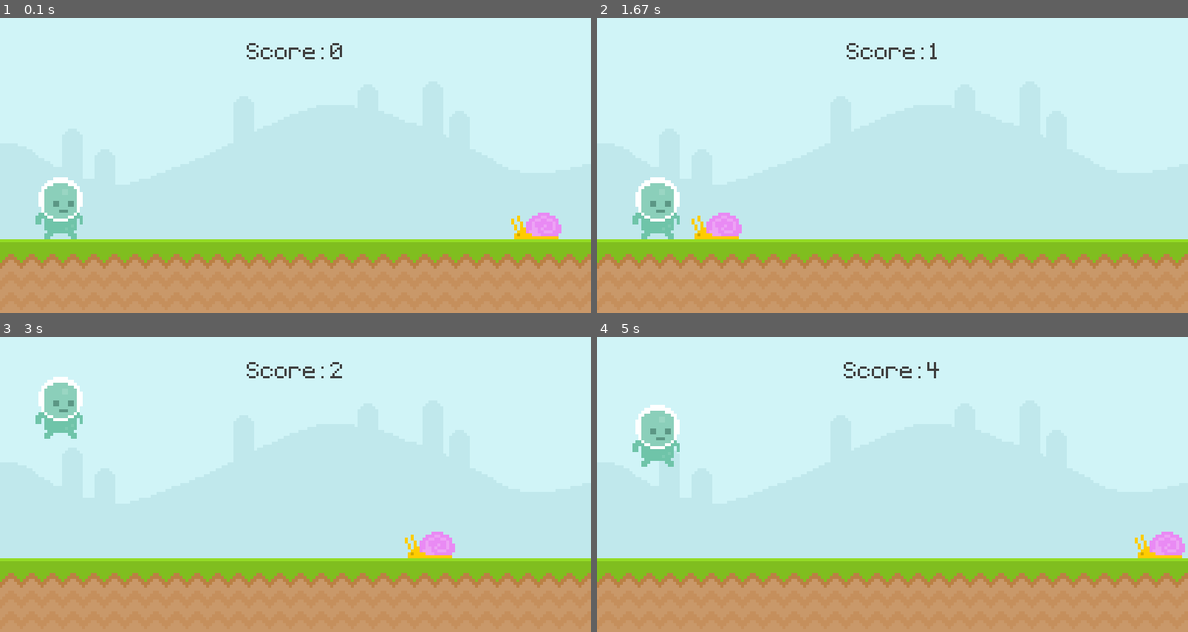
Above: before the commit, frames 1-4 (two rows, left to right).
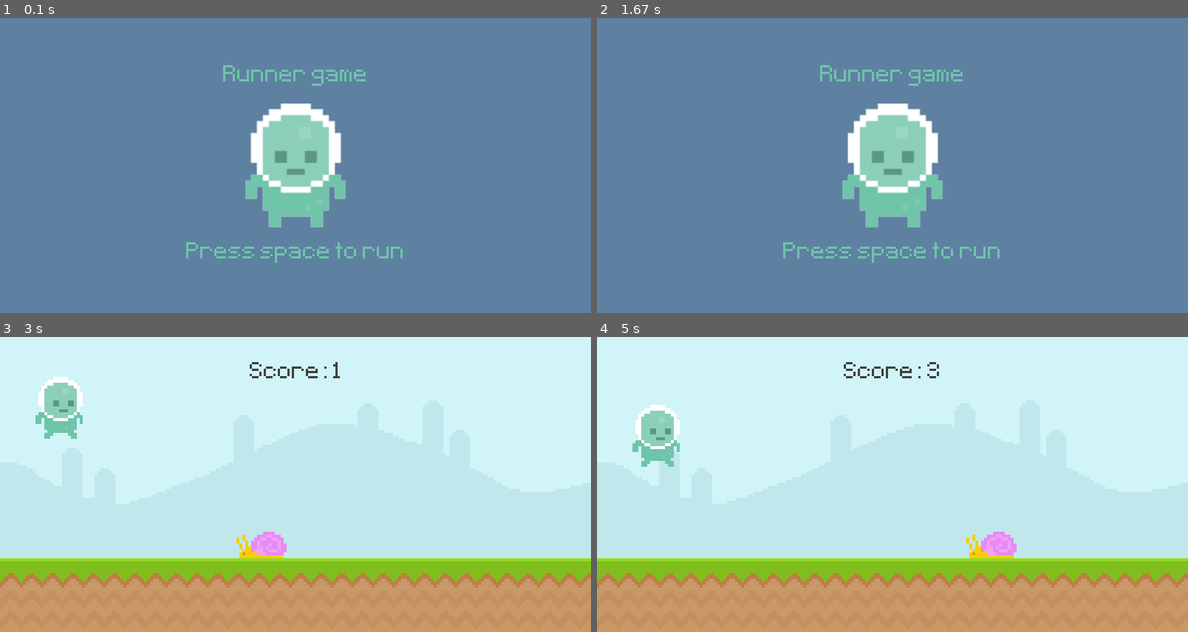
Above: after the commit, the same moments.

Repository: nickabrahams/pygame---1
Game: pygame game, started from index.py
Same seed, same stepped clock (60 frames per second), same inputs: the game is played once before the commit and once after it.
Inputs (mouse positions are in pixels of both pictures, inside the frame that each line leads up to):
- Up to frame 1 (0.1 s): no input
- Up to frame 2 (1.67 s): click (656, 206) at 0.38 s
- Up to frame 3 (3 s): tap Space at 1.67 s; click (59, 525) at 2.55 s
- Up to frame 4 (5 s): tap Space at 3.33, 3.73, 4.03, 4.57, 4.87 s

The runs differ from the first frame. In frame 1, 100% of the frame differs, in the area x 0-100%, y 0-100%; in frame 2, 100%; in frame 3, 1.4%; in frame 4, 1.2%.

Commit message:
start scherm begin

Diff:
--- a/index.py
+++ b/index.py
@@ -12,14 +12,11 @@
 pygame.display.set_caption('Runner')
 clock = pygame.time.Clock()
 test_font = pygame.font.Font('font/Pixeltype.ttf', 50)
-game_active = True
+game_active = False
 start_time = 0
 
 sky_surface = pygame.image.load('graphics/sky.png').convert_alpha()
 ground_surface = pygame.image.load('graphics/ground.png').convert_alpha()
-
-# score_surf = test_font.render('my game', False, ('Black'))
-# score_rect = score_surf.get_rect(center = (400,50))
 
 snail_surf = pygame.image.load('graphics/snail/snail1.png').convert_alpha()
 snail_rect = snail_surf.get_rect(bottomright = (800, 300))
@@ -27,7 +24,17 @@
 player_surf = pygame.image.load('graphics/player/player_walk_1.png').convert_alpha()
 player_rect = player_surf.get_rect(midbottom = (80,300))
 player_gravity = 0
+
+# intro screen
 player_stand = pygame.image.load('graphics/player/player_stand.png').convert_alpha()
+player_stand = pygame.transform.rotozoom(player_stand,0,2)
+player_stand_rect = player_stand.get_rect(center = (400,200))
+
+game_name = test_font.render('Runner game',False,(111,196,169))
+game_name_rect = game_name.get_rect(center = (400,80))
+
+game_message = test_font.render('Press space to run',False,(111,196,169))
+game_message_rect = game_message.get_rect(center = (400,320))
 
 while True:
     for event in pygame.event.get():
@@ -69,8 +76,10 @@
             if snail_rect.colliderect(player_rect):
                 game_active = False
     else:
-            screen.fill((94,129,162))
-            # snail_rect.left = 800
+        screen.fill((94,129,162))
+        screen.blit(player_stand,player_stand_rect)
+        screen.blit(game_name,game_name_rect)
+        screen.blit(game_message,game_message_rect)
 
 
     pygame.display.update()
